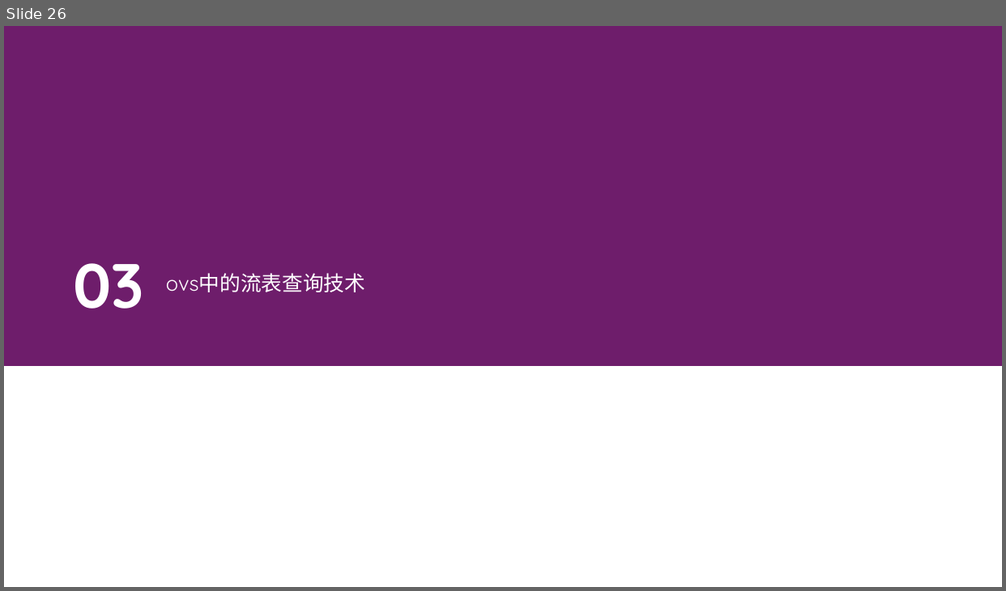
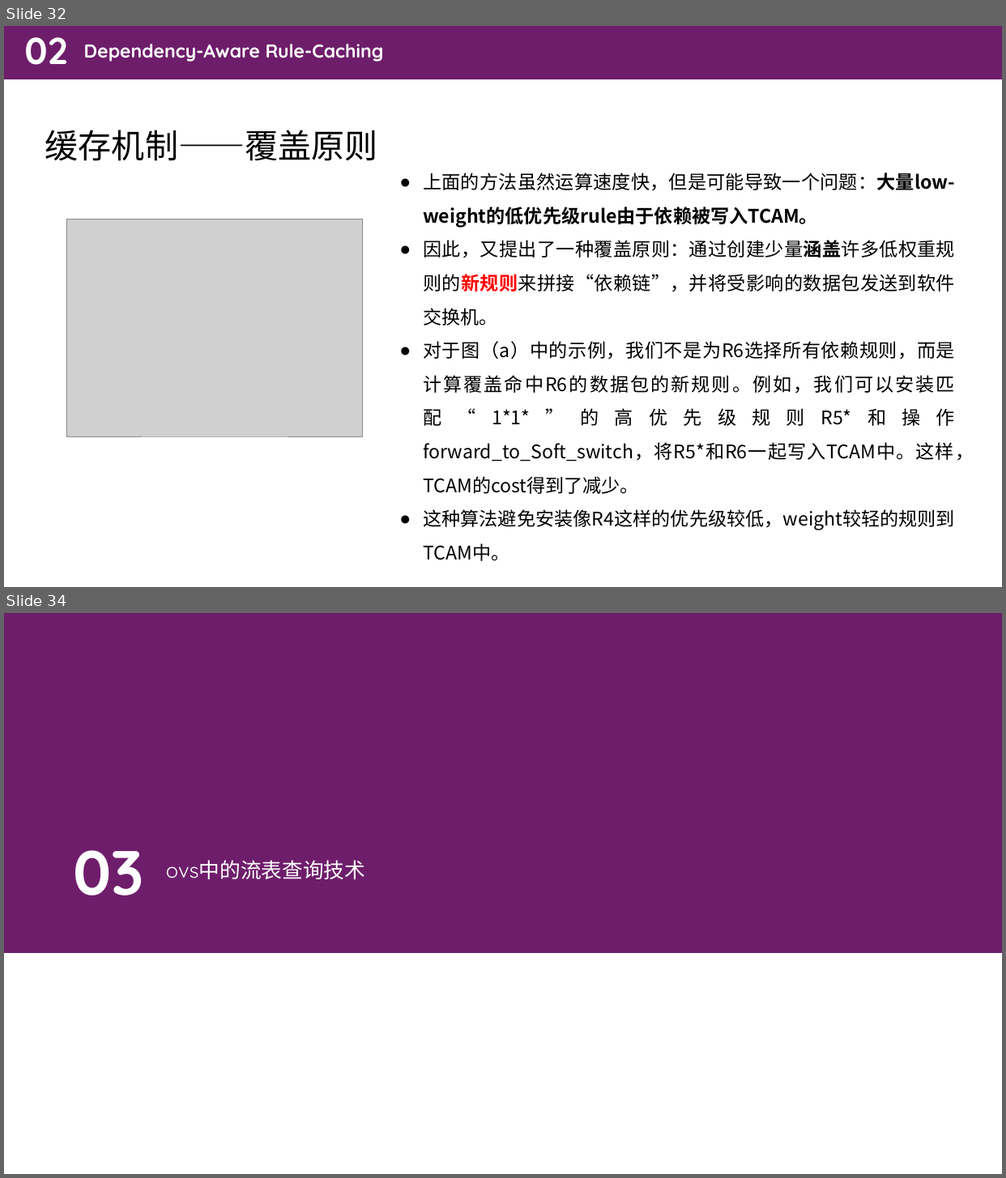
Before and after one commit to zhanghaooo/SDN-homework, a slide deck: homework11_9/SDN流表查询中的cache加速技术调查报告.pptx. Shown one above the other, each under a label of ours: slide 26 before the commit, slides 32 and 34 after it; the slides between them are not shown. The pictures are 1006x591 and 1006x1178 pixels, drawn with LibreOffice and Linux fonts; fonts in the diff are those of the drawing; grey boxes stand for pictures. Boxes give left, top, right and bottom in pixels: in the first picture for what was removed or moved away, otherwise in the second. Text is boxed around its words. In the diff, an @@ line names an element or a change of style, - is before the commit and + after.

```diff
--- a/homework11_9/SDN流表查询中的cache加速技术调查报告.pptx
+++ b/homework11_9/SDN流表查询中的cache加速技术调查报告.pptx
@@ slide 32 added at <box>4,26,1002,587</box>, background #FFFFFF @@
@@ rectangle added at <box>4,26,1002,79</box>, fill #6D1D6B @@
@@ text added at <box>24,37,67,65</box>, 36 pt, text #FFFFFF, bold @@
+02
@@ text added at <box>84,44,384,62</box>, 18 pt, text #FFFFFF, bold @@
+Dependency-Aware Rule-Caching
@@ text added at <box>45,130,378,161</box>, 32 pt, text #000000 @@
+缓存机制——覆盖原则
@@ text added at <box>423,173,974,531</box>, 18 pt, text #000000 @@
+● 上面的方法虽然运算速度快，但是可能导致一个问题：大量low-weight的低优先级rule由于依赖被写入TCAM。
+● 因此，又提出了一种覆盖原则：通过创建少量涵盖许多低权重规则的新规则来拼接“依赖链”，并将受影响的数据包发送到软件交换机。
+● 对于图（a）中的示例，我们不是为R6选择所有依赖规则，而是计算覆盖命中R6的数据包的新规则。例如，我们可以安装匹配“1*1*”的高优先级规则R5*和操作forward_to_Soft_switch，将R5*和R6一起写入TCAM中。这样，TCAM的cost得到了减少。
+● 这种算法避免安装像R4这样的优先级较低，weight较轻的规则到TCAM中。
@@ picture added at <box>66,219,362,437</box> @@
@@ what was slide 26 is now slide 34 @@
```
Also in this commit, not shown: 7 slides changed, 17 other slides added, 9 slides removed, 1 other file.
